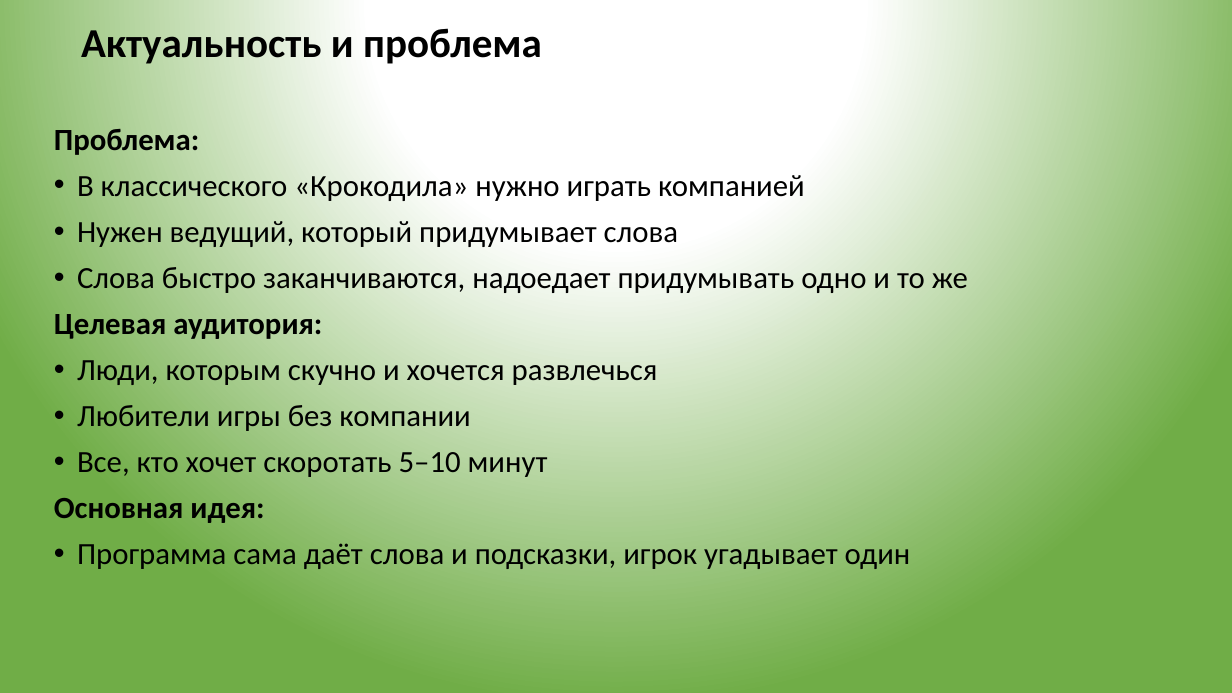
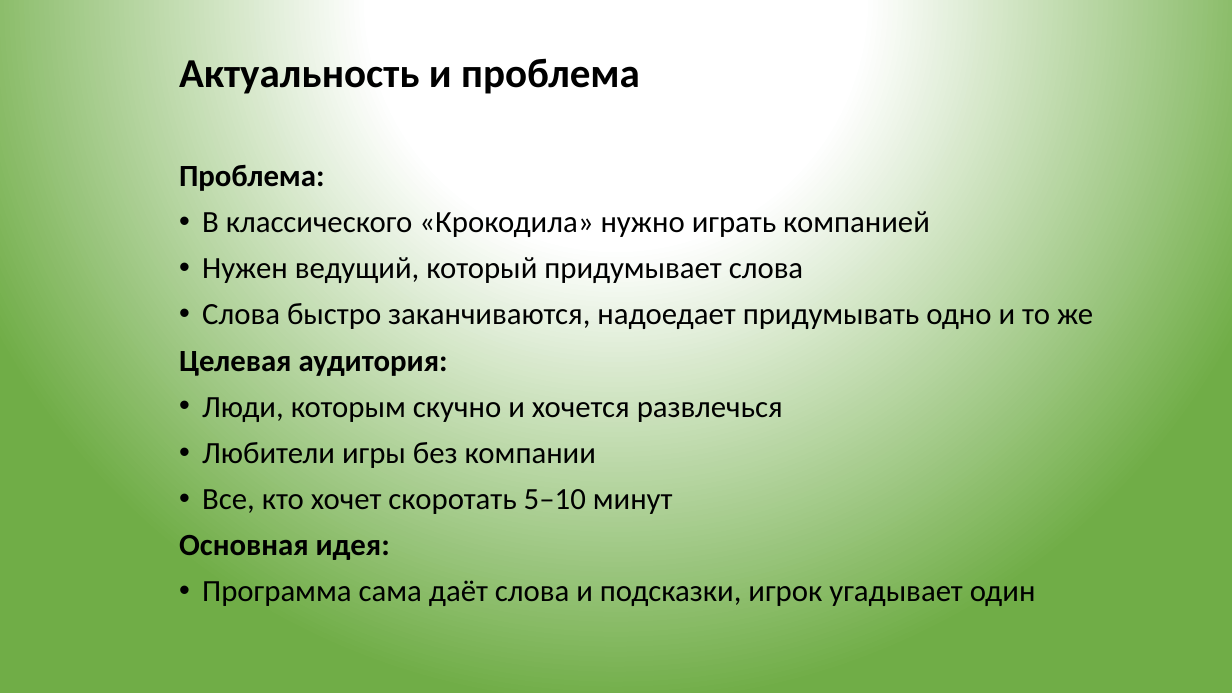
Before and after one commit to venterrsst/App-project, a slide deck: slide 2 of Проект_ОП03_Федоткина.pptx. Drawn at 1232x693 pixels with LibreOffice and Linux fonts; fonts in the diff are those of the drawing. Boxes give left, top, right and bottom in pixels: in the first picture for what was removed or moved away, otherwise in the second. Text is boxed around its words. In the diff, an @@ line names an element or a change of style, - is before the commit and + after.

```diff
--- a/Проект_ОП03_Федоткина.pptx
+++ b/Проект_ОП03_Федоткина.pptx
@@ title "Актуальность и проблема": place and size @@
-title "Актуальность и проблема" at (81, 24, 542, 68)
+title "Актуальность и проблема" at (179, 53, 640, 97)
@@ text "Проблема:": place and size @@
-text "Проблема:" at (54, 124, 968, 569)
+text "Проблема:" at (179, 160, 1093, 606)
```
Also in this commit, not shown: 5 other slides changed, 2 slides added, 2 slides removed, 1 other file.
